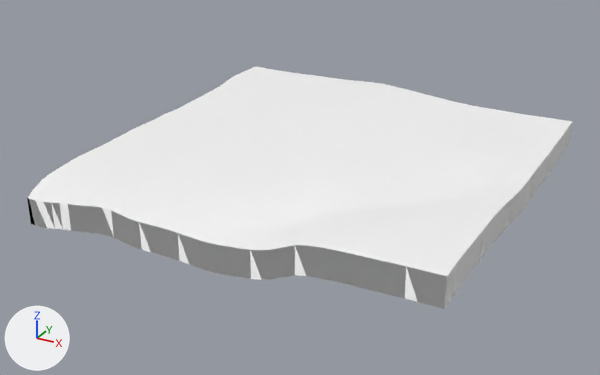
The glTF model public/tiles/3/1_-2.glb, before and after one commit.
One viewpoint serves both versions: a camera (50 mm lens) standing at (4878.0, -449.0, 1753.0) and looking at (3004.0, 2957.0, 50.0). Arrows for +X, +Y and +Z are at lower left; the lights stay in place. The first picture is the older version. Where no turn or scale is listed for an object, it has been applied to the vertices.

Before the edit, the objects in view are built like this:
```python
me_t3_1__2 = bpy.data.meshes.new('t3_1_-2')
me_t3_1__2.from_pydata(...)  # 1841 vertices, 3520 faces; spans x -1024.0..1024.0, y -1024.0..1024.0, z -148.0..148.0
me_t3_1__2.materials.append(mat_far_terrain)  # white #ffffff
ob_t3_1__2 = bpy.data.objects.new('t3_1_-2', me_t3_1__2)
ob_t3_1__2.location = (3072.0, 3072.0, 156.0)
```
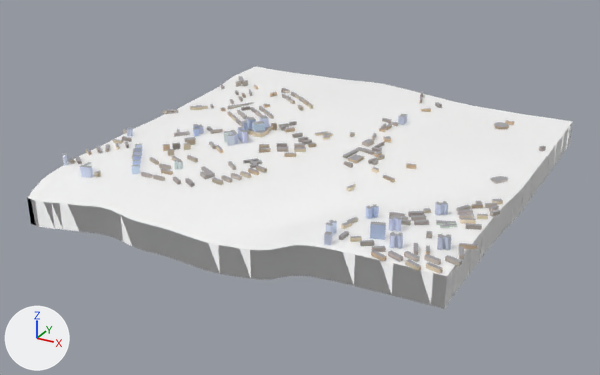
Where the newer file only moved an object's origin or applied its transform, the numbers keep the older frame.

What changed in the scene script:
```text
Add mat_far_building:
    mat_far_building = bpy.data.materials.new('far_building')
    mat_far_building.use_nodes = True; mat_far_building.node_tree.nodes.clear()
    _N = mat_far_building.node_tree.nodes; _L = mat_far_building.node_tree.links
    n0 = _N.new('ShaderNodeBsdfPrincipled'); n0.name = 'Principled BSDF'
    n0.inputs[1].default_value = 1.0  # 'Metallic'
    n0.inputs[2].default_value = 1.0  # 'Roughness'
    n1 = _N.new('ShaderNodeOutputMaterial'); n1.name = 'Material Output'
    n2 = _N.new('ShaderNodeVertexColor'); n2.name = 'Color Attribute'
    _L.new(n0.outputs[0], n1.inputs[0])  # 'BSDF' to 'Surface'
    _L.new(n2.outputs[0], n0.inputs[0])  # 'Color' to 'Base Color'
Change me_t3_1__2:
    used by ob_t3_1__2; location = (3072.0, 3072.0, 156.0)
    remove me_t3_1__2.from_pydata(...)  # 1841 vertices, 3520 faces; spans x -1024.0..1024.0, y -1024.0..1024.0, z -148.0..148.0
    add me_t3_1__2.from_pydata(...)  # 3821 vertices, 6086 faces; spans x -1041.0..1056.0, y -1040.0..1024.0, z -148.0..198.0
    me_t3_1__2 part 1: 1930 vertices added at x -1041.0..1056.0, y -1040.0..1019.0, z 65.0..198.0
    me_t3_1__2 part 2: 36 vertices added at x 665.0..997.0, y 496.0..823.0, z 81.0..103.0
    me_t3_1__2 part 3: 14 vertices added at x 862.0..936.0, y 2.0..83.0, z 72.0..83.0
    add me_t3_1__2.materials.append(mat_far_building)
```

Where the change shows, as pixel boxes [x1, y1, x2, y2] in the pictures (600 x 375 px):
part 1 of me_t3_1__2, added
    after: [62, 76, 503, 274]
part 2 of me_t3_1__2, added
    after: [494, 120, 546, 151]
part 3 of me_t3_1__2, added
    after: [490, 176, 508, 184]
